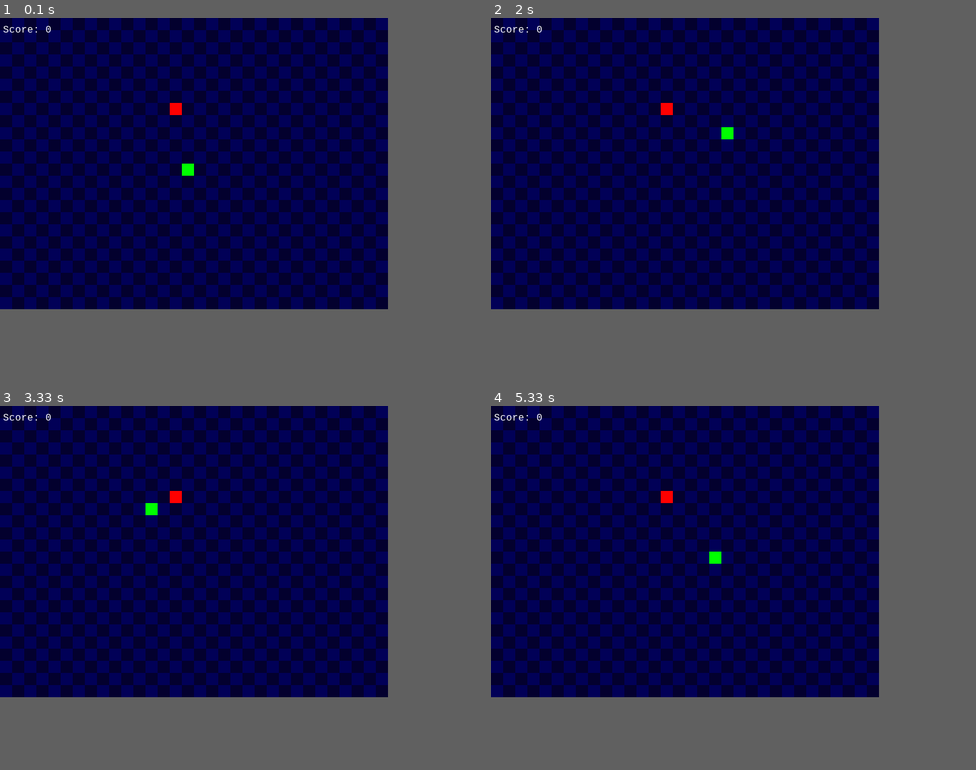
Above: before the commit, frames 1-4 (two rows, left to right).
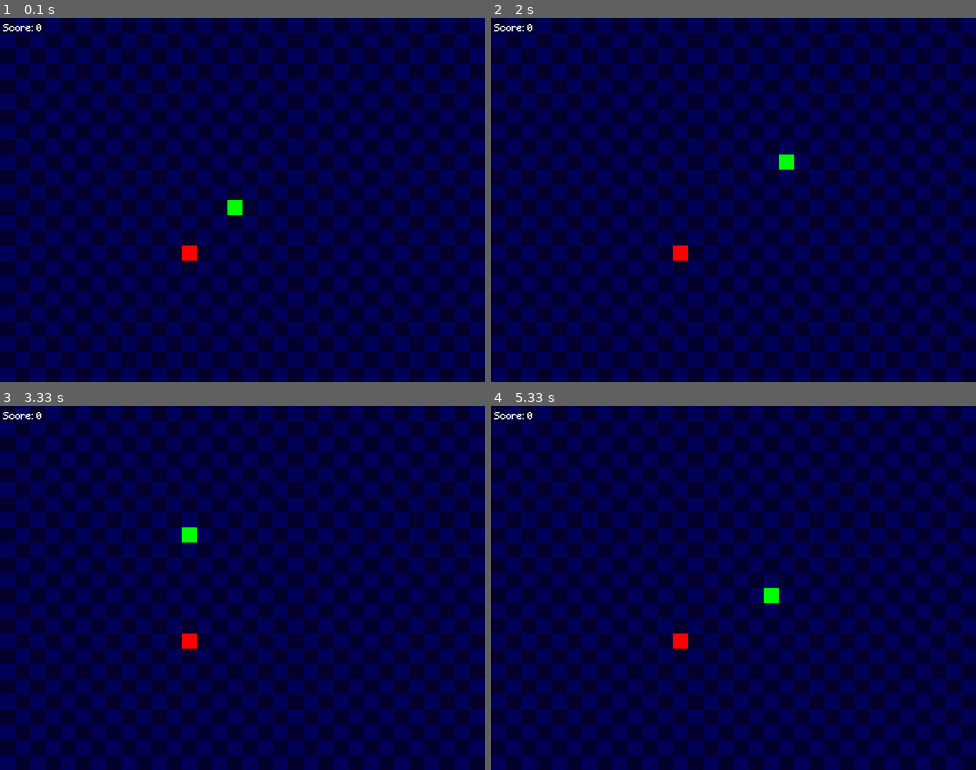
Above: after the commit, the same moments.

Repository: Sylvexia/snake_on_pygame
Game: pygame game, started from snake.py
The game is run twice, just before and just after one commit, with the same random seed, the same clock (stepped at 60 frames per second) and the same inputs.
Inputs:
- Up to frame 1 (0.1 s): no input
- Up to frame 2 (2 s): hold Right 0.33-0.8 s; hold Up 0.83-1.13 s; hold Right 1.17-1.63 s; hold Left from 1.67 s (still down)
- Up to frame 3 (3.33 s): release Left at 2.2 s; hold Down 2.23-2.53 s; hold Left 2.57-2.97 s; hold Up from 3 s (still down)
- Up to frame 4 (5.33 s): release Up at 3.37 s; hold Right 3.4-4.03 s; hold Down 4.07-4.43 s; hold Left 4.47-4.93 s; hold Right from 4.97 s (still down)
In our replay, the window is 640x480 before the commit and 800x600 after it. These sizes can differ from the game's own. Grey fills any space a smaller window leaves; there, only what the larger window draws over its background counts as a difference.

The runs differ from the first frame. In frame 1, 50% of the frame differs, in the area x 0-100%, y 0-100%; in frame 2, 50%; in frame 3, 50%; in frame 4, 50%.

Commit message:
impl 2 snake later

Diff:
--- /dev/null
+++ b/main.py
@@ -0,0 +1,85 @@
+import pygame
+import pygame_gui
+from snake import snake_game
+from option import option_gui
+
+pygame.init()
+
+screen_width = 800
+screen_height = 600
+screen = pygame.display.set_mode(
+    (screen_width, screen_height), pygame.RESIZABLE, 32)
+pygame.display.set_caption("Snake Game")
+
+pygame.mixer.music.load("music.mp3")
+pygame.mixer.music.play(-1)
+
+gui_manager = pygame_gui.UIManager((screen_width, screen_height), "theme.json")
+container = pygame_gui.elements.UIPanel(relative_rect=pygame.Rect((0, 0), (screen_width, screen_height)),
+                                        )
+
+label_game_title = pygame_gui.elements.UILabel(relative_rect=pygame.Rect(150, 100 ,500, 100),
+                                               text="Snakers",
+                                               manager=gui_manager,
+                                               container=container,
+                                               anchors={'left': 'left',
+                                                        'right': 'right',
+                                                        'top': 'top',
+                                                        'bottom': 'bottom'}
+                                               )
+
+button_new_game = pygame_gui.elements.UIButton(relative_rect=pygame.Rect((350, 250), (100, 30)),
+                                               text="New Game",
+                                               manager=gui_manager,
+                                               container=container,
+                                               anchors={'left': 'left',
+                                                        'right': 'right',
+                                                        'top': 'top',
+                                                        'bottom': 'bottom'}
+                                               )
+
+button_options = pygame_gui.elements.UIButton(relative_rect=pygame.Rect((350, 300), (100, 30)),
+                                              text="Options",
+                                              manager=gui_manager,
+                                              container=container,
+                                              anchors={'left': 'left',
+                                                       'right': 'right',
+                                                       'top': 'top',
+                                                       'bottom': 'bottom'}
+                                              )
+
+button_quit = pygame_gui.elements.UIButton(relative_rect=pygame.Rect((350, 350), (100, 30)),
+                                           text="Quit",
+                                           manager=gui_manager,
+                                           container=container,
+                                           anchors={'left': 'left',
+                                                    'right': 'right',
+                                                    'top': 'top',
+                                                    'bottom': 'bottom'}
+                                           )
+
+is_running = True
+while is_running:
+    for event in pygame.event.get():
+        if event.type == pygame.QUIT:
+            is_running = False
+
+        gui_manager.process_events(event)
+
+        if event.type == pygame_gui.UI_BUTTON_PRESSED:
+            if event.ui_element == button_new_game:
+                snake_game(screen)
+            elif event.ui_element == button_options:
+                option_gui(screen)
+            elif event.ui_element == button_quit:
+                is_running = False
+
+    gui_manager.update(pygame.time.Clock().tick(60) / 1000.0)
+
+    screen.fill((0, 0, 0))
+
+    gui_manager.draw_ui(screen)
+
+    pygame.display.flip()
+
+pygame.quit()
--- /dev/null
+++ b/option.py
@@ -0,0 +1,46 @@
+import pygame
+import pygame_gui
+
+
+def option_gui(screen):
+    gui_manager = pygame_gui.UIManager(
+        (screen.get_width(), screen.get_height()))
+
+    volume_label = pygame_gui.elements.UILabel(relative_rect=pygame.Rect((350, 200), (100, 30)),
+                                               text="Volume",
+                                               manager=gui_manager)
+
+    volume_slider = pygame_gui.elements.UIHorizontalSlider(relative_rect=pygame.Rect((300, 250), (200, 30)),
+                                                           start_value=1.0,
+                                                           value_range=(
+                                                               0.0, 1.0),
+                                                           manager=gui_manager,)
+
+    return_button = pygame_gui.elements.UIButton(relative_rect=pygame.Rect((10, 10), (100, 30)),
+                                                    text="Return",
+                                                    manager=gui_manager)
+
+    is_running = True
+
+    while is_running:
+        for event in pygame.event.get():
+            if event.type == pygame.QUIT:
+                pygame.quit()
+
+            gui_manager.process_events(event)
+
+            if event.type == pygame_gui.UI_HORIZONTAL_SLIDER_MOVED:
+                if event.ui_element == volume_slider:
+                    volume = event.value
+                    pygame.mixer.music.set_volume(volume)
+                elif event.ui_element == return_button:
+                    print("invoked")
+                    return
+
+        gui_manager.update(pygame.time.Clock().tick(60) / 1000.0)
+
+        screen.fill((0, 0, 0))
+
+        gui_manager.draw_ui(screen)
+
+        pygame.display.flip()
--- a/snake.py
+++ b/snake.py
@@ -3,27 +3,40 @@
 import random
 from dataclasses import dataclass
 
+
 @dataclass
 class ColorSet:
-    snake = (0,255,0)
-    grid_even = (3,0,46)
-    grid_odd = (1,0,87)
-    food = (255,0,0)
-    text = (255,255,255)
+    snake = (0, 255, 0)
+    grid_even = (3, 0, 46)
+    grid_odd = (1, 0, 87)
+    food = (255, 0, 0)
+    text = (255, 255, 255)
+
 
 @dataclass
 class Dir:
-    up = (0,-1)
-    down = (0,1)
-    left = (-1,0)
-    right = (1,0)
+    up = (0, -1)
+    down = (0, 1)
+    left = (-1, 0)
+    right = (1, 0)
+
+
+@dataclass
+class Playground:
+    col_size = 32
+    row_size = 24
+    width = 800
+    height = 600
+
 
 class Snake():
     def __init__(self):
+        col_size = Playground.col_size
+        row_size = Playground.row_size
+        self.color = ColorSet.snake
         self.length = 1
         self.direction = random.choice([Dir.up, Dir.down, Dir.left, Dir.right])
         self.positions = [((col_size/2), (row_size/2))]
-        self.color = ColorSet.snake
         self.score = 0
 
     def get_head_position(self):
@@ -35,25 +48,36 @@
         else:
             self.direction = dir
 
-    def move(self):
+    def update(self):
+        col_size = Playground.col_size
+        row_size = Playground.row_size
+
         cur = self.get_head_position()
-        x,y = self.direction
-        new = (((cur[0]+x))%col_size, (cur[1]+y)%row_size)
-        self.positions.insert(0,new)
+        x, y = self.direction
+        new = (((cur[0]+x)) % col_size, (cur[1]+y) % row_size)
+        self.positions.insert(0, new)
         if len(self.positions) > self.length:
             self.positions.pop()
 
     def reset(self):
+        col_size = Playground.col_size
+        row_size = Playground.row_size
+
         self.length = 1
         self.positions = [((col_size/2), (row_size/2))]
         self.direction = random.choice([Dir.up, Dir.down, Dir.left, Dir.right])
         self.score = 0
 
-    def draw(self,surface):
-        grid_width = screen_width/col_size
-        grid_height = screen_height/row_size
+    def draw(self, surface):
+        col_size = Playground.col_size
+        row_size = Playground.row_size
+
+        grid_width = Playground.width/col_size
+        grid_height = Playground.height/row_size
+
         for p in self.positions:
-            r = pygame.Rect((p[0]*grid_width, p[1]*grid_height), (grid_width,grid_height))
+            r = pygame.Rect((p[0]*grid_width, p[1]*grid_height),
+                            (grid_width, grid_height))
             pygame.draw.rect(surface, self.color, r)
 
     def get_input(self, events):
@@ -68,46 +92,52 @@
                 elif event.key == pygame.K_RIGHT:
                     self.turn(Dir.right)
 
+
 class Food():
     def __init__(self):
-        self.position = (0,0)
+        self.position = (0, 0)
         self.color = ColorSet.food
         self.randomize_position()
 
     def randomize_position(self):
-        self.position = (random.randint(0, col_size-1), random.randint(0, row_size-1))
+        col_size = Playground.col_size
+        row_size = Playground.row_size
+
+        self.position = (random.randint(0, col_size-1),
+                         random.randint(0, row_size-1))
 
     def draw(self, surface):
-        grid_width = screen_width/col_size
-        grid_height = screen_height/row_size
-        r = pygame.Rect((self.position[0]*grid_width, self.position[1]*grid_height), (grid_width,grid_height))
+        col_size = Playground.col_size
+        row_size = Playground.row_size
+
+        grid_width = Playground.width/col_size
+        grid_height = Playground.height/row_size
+
+        r = pygame.Rect(
+            (self.position[0]*grid_width, self.position[1]*grid_height), (grid_width, grid_height))
         pygame.draw.rect(surface, self.color, r)
 
+
 def drawGrid(surface):
-    grid_width = screen_width/col_size
-    grid_height = screen_height/row_size
+    col_size = Playground.col_size
+    row_size = Playground.row_size
+
+    grid_width = Playground.width/col_size
+    grid_height = Playground.height/row_size
     for y in range(0, int(row_size)):
         for x in range(0, int(col_size)):
-            if (x+y)%2 == 0:
-                r = pygame.Rect((x*grid_width, y*grid_height), (grid_width,grid_height))
-                pygame.draw.rect(surface, ColorSet.grid_even, r)
+            if (x+y) % 2 == 0:
+                even_rect = pygame.Rect(
+                    (x*grid_width, y*grid_height), (grid_width+1, grid_height+1))
+                pygame.draw.rect(surface, ColorSet.grid_even, even_rect)
             else:
-                rr = pygame.Rect((x*grid_width, y*grid_height), (grid_width,grid_height))
-                pygame.draw.rect(surface, ColorSet.grid_odd, rr)
+                even_rect = pygame.Rect(
+                    (x*grid_width, y*grid_height), (grid_width+1, grid_height+1))
+                pygame.draw.rect(surface, ColorSet.grid_odd, even_rect)
 
-screen_width = 640
-screen_height = 480
-col_size = 32
-row_size = 24
-
-def main():
-    global screen_width
-    global screen_height
-
-    pygame.init()
+def snake_game(screen):
 
     clock = pygame.time.Clock()
-    screen = pygame.display.set_mode((screen_width, screen_height), pygame.RESIZABLE, 32)
 
     surface = pygame.Surface(screen.get_size())
     surface = surface.convert()
@@ -115,51 +145,52 @@
     snake = Snake()
     food = Food()
 
-    myfont = pygame.font.SysFont("monospace",16)
+    myfont = pygame.font.Font('Minecraft.ttf', 16)
 
     drawGrid(surface)
+
 
     while (True):
 
         events = pygame.event.get()
 
         snake.get_input(events)
-
-        snake.move()
+        snake.update()
 
         if len(snake.positions) > 2 and snake.get_head_position() in snake.positions[1:]:
             snake.reset()
+
         if snake.get_head_position() == food.position:
             snake.length += 1
             snake.score += 1
             food.randomize_position()
 
+        drawGrid(surface)
+        snake.draw(surface)
+        food.draw(surface)
+        text = myfont.render(f"Score: {snake.score}", 1, ColorSet.text)
+        surface.blit(text, (5, 10))
+
         for event in events:
             if event.type == pygame.VIDEORESIZE:
-                screen = pygame.display.set_mode(event.dict['size'], pygame.RESIZABLE)
-                surface = pygame.transform.scale(surface,event.dict['size'])
-                # get ratio
+                surface = pygame.transform.scale(surface, event.dict['size'])
 
-                screen_width = event.dict['size'][0]
-                screen_height = event.dict['size'][1]
+                Playground.width = event.dict['size'][0]
+                Playground.height = event.dict['size'][1]
 
-                print(event.dict['size'])
             elif event.type == pygame.QUIT:
                 pygame.quit()
                 sys.exit()
             elif event.type == pygame.KEYDOWN:
                 if event.key == pygame.K_ESCAPE:
-                    pygame.quit()
-                    sys.exit()
+                    return
 
-        drawGrid(surface)
-        snake.draw(surface)
-        food.draw(surface)
-        screen.blit(surface, (0,0))
-        text = myfont.render(f"Score: {snake.score}", 1, ColorSet.text)
-        screen.blit(text, (5,10))
+        screen.blit(surface, (0, 0))
 
         pygame.display.update()
         clock.tick(10+snake.score*0.5)
 
-main()
+
+if __name__ == "__main__":
+    pygame.init()
+    snake_game(pygame.display.set_mode((Playground.width, Playground.height), pygame.RESIZABLE))
--- a/test.py
+++ /dev/null
@@ -1,22 +0,0 @@
-import pygame
-
-pygame.init()
-width, height = 640, 480
-screen = pygame.display.set_mode((width, height), pygame.RESIZABLE)
-image = pygame.Surface((120, 100), pygame.SRCALPHA)
-image.fill(pygame.color.Color("royalblue"))
-center_pos = (width // 2, height // 2)
-
-while True:
-    for event in pygame.event.get():
-        if event.type == pygame.QUIT:
-            pygame.quit()
-        elif event.type == pygame.VIDEORESIZE:
-            width, height = event.dict["size"]
-            # recreate screen object required for pygame version 1
-            screen = pygame.display.set_mode((width, height), pygame.RESIZABLE)
-            # TODO: resize image if needed
-            center_pos = (width // 2, height // 2)
-    screen.fill(0)
-    screen.blit(image, image.get_rect(center=center_pos))
-    pygame.display.update()
--- /dev/null
+++ b/theme.json
@@ -0,0 +1,19 @@
+{
+    "label":
+    {
+        "font":
+        {
+            "name": "Minecraft",
+            "regular_path": "Minecraft.ttf",
+            "size": "64"
+        }
+    },
+    "panel":
+    {
+        "colours":
+        {
+            "dark_bg":"#000000",
+            "normal_border": "#999999"
+        }
+    }
+}
Binary file added: Minecraft.ttf
Not shown, added: .gitignore
Not shown, added: music.mp3
